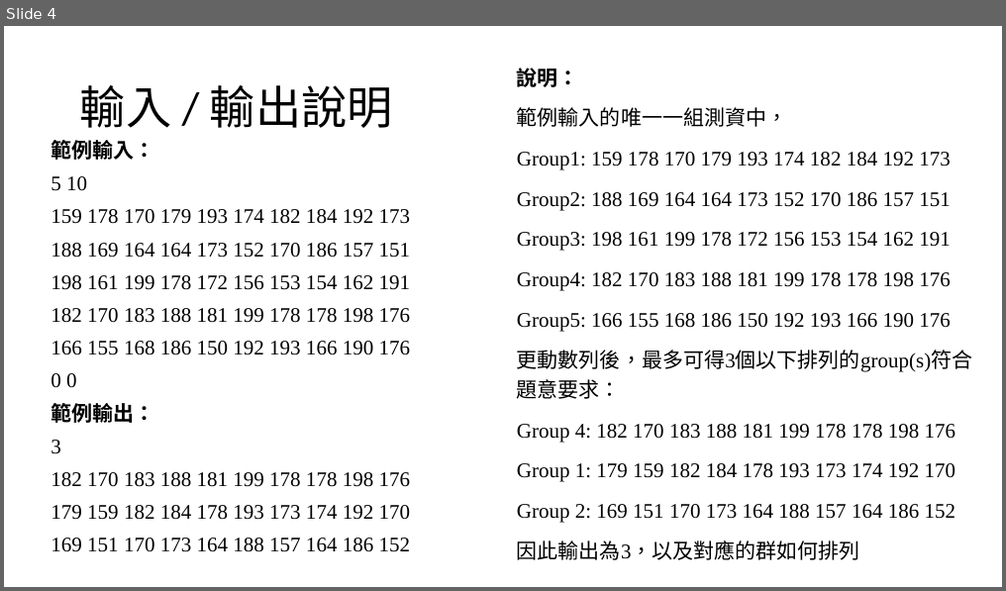
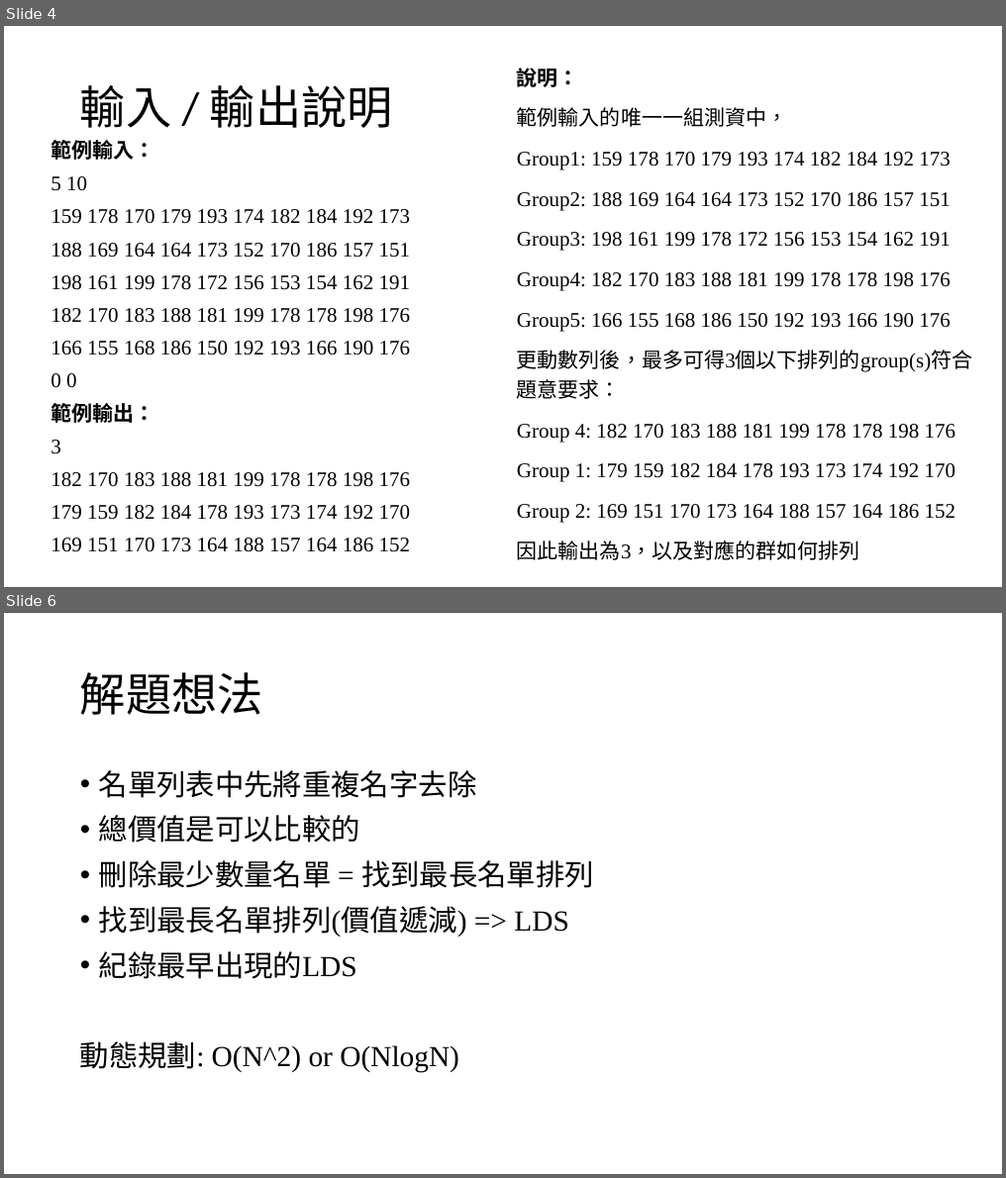
Before and after one commit to louisfghbvc/GenericProgrammingSTL, a slide deck: HW4 應用程式設計/說明.pptx. Shown one above the other, each under a label of ours: slide 4 before the commit, slides 4 and 6 after it; the slides between them are not shown. The pictures are 1006x591 and 1006x1178 pixels, drawn with LibreOffice and Linux fonts; fonts in the diff are those of the drawing. Boxes give left, top, right and bottom in pixels: in the first picture for what was removed or moved away, otherwise in the second. Text is boxed around its words. In the diff, an @@ line names an element or a change of style, - is before the commit and + after.

```diff
--- a/HW4 應用程式設計/說明.pptx
+++ b/HW4 應用程式設計/說明.pptx
@@ slide 6 added at box(4, 613, 1002, 1174), background #FFFFFF @@
@@ title added at box(80, 672, 263, 715), 44 pt, text #000000 @@
+解題想法
@@ text added at box(80, 770, 594, 1073), 28 pt, text #000000 @@
+• 名單列表中先將重複名字去除
+• 總價值是可以比較的
+• 刪除最少數量名單 = 找到最長名單排列
+• 找到最長名單排列(價值遞減) => LDS
+• 紀錄最早出現的LDS
+動態規劃: O(N^2) or O(NlogN)
```
Also in this commit, not shown: 3 slides changed, 3 other slides added, 2 slides removed.
